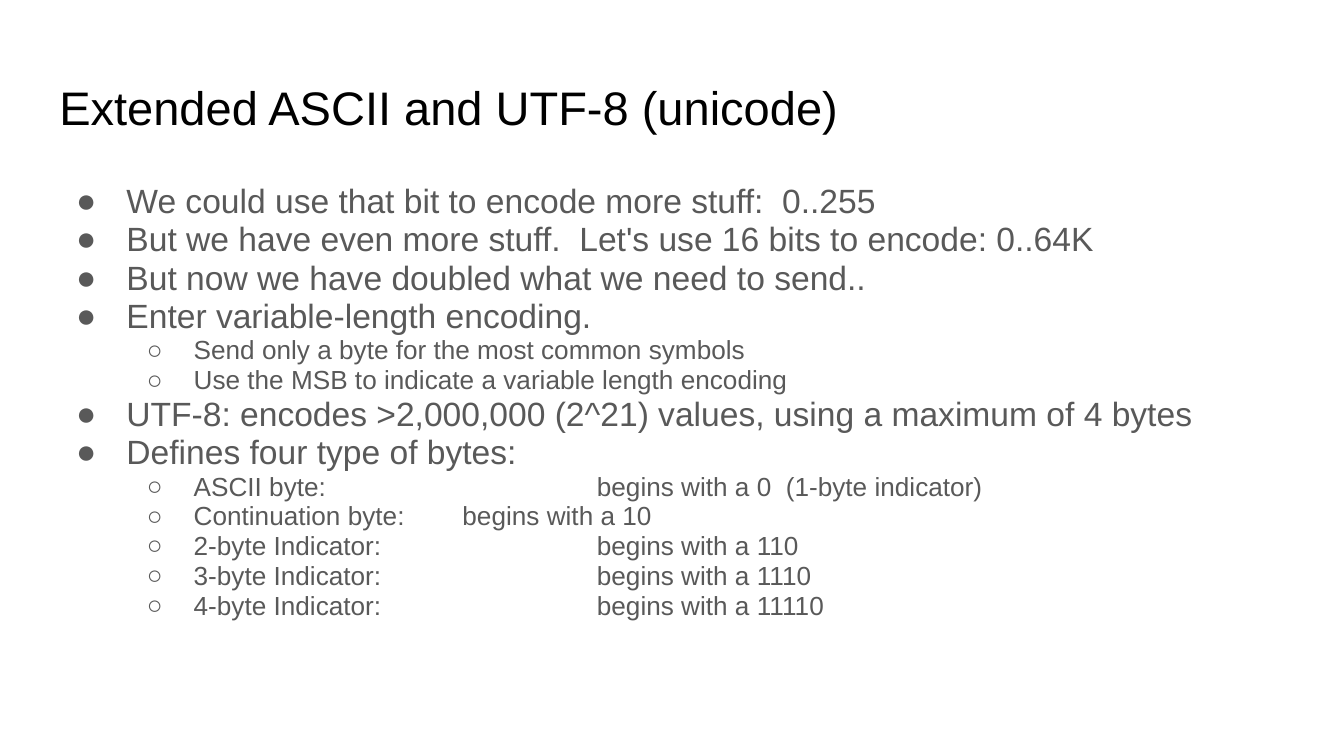
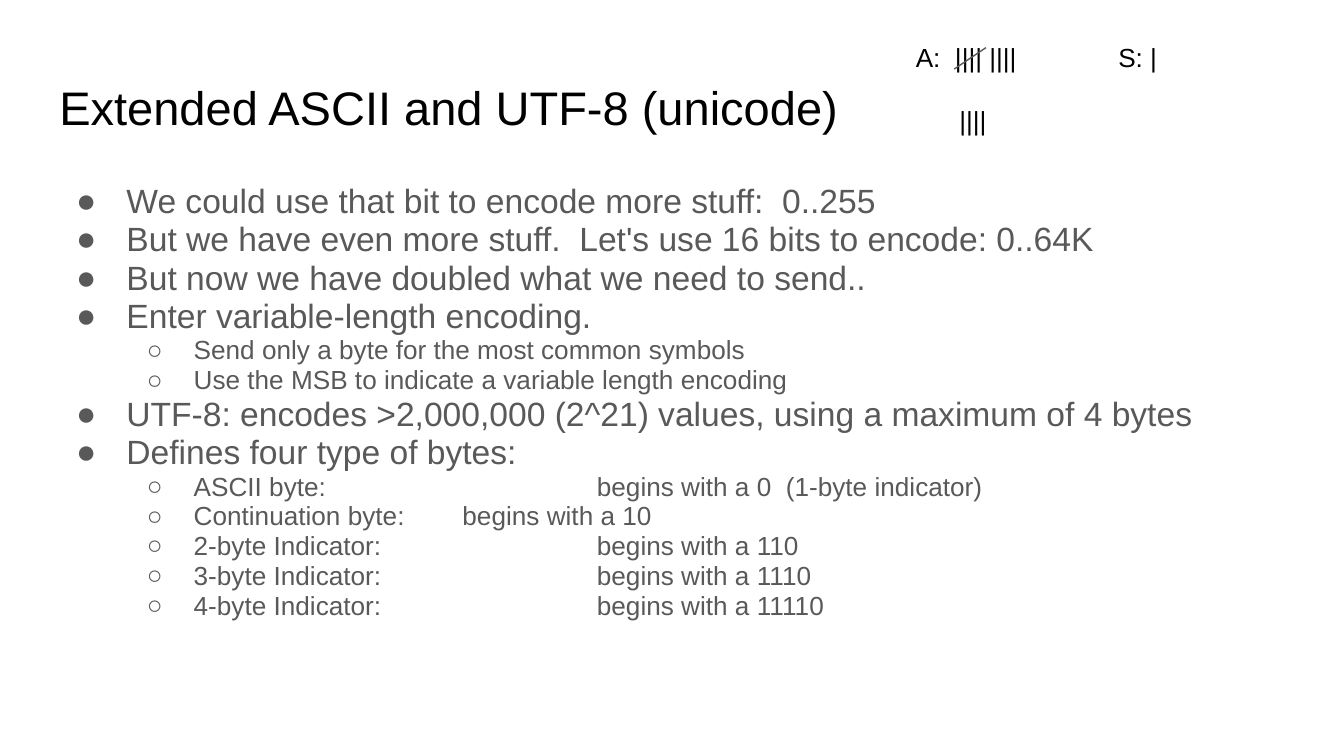
Before and after one commit to COMP122/comp122-s22, a slide deck: slide 17 of format_encodings/documents/Introduction to Encodings.pptx (slide 18 before the commit). Drawn at 1344x756 pixels with LibreOffice and Linux fonts; fonts in the diff are those of the drawing. Boxes give left, top, right and bottom in pixels: in the first picture for what was removed or moved away, otherwise in the second. Text is boxed around its words. In the diff, an @@ line names an element or a change of style, - is before the commit and + after.

```diff
--- a/format_encodings/documents/Introduction to Encodings.pptx
+++ b/format_encodings/documents/Introduction to Encodings.pptx
@@ text added at [916, 49, 941, 67], 14 pt, text #000000 @@
+A: |||| ||||
+||||
@@ line added from (986, 47) to (954, 69), #595959 0.75 pt @@
@@ text added at [1118, 48, 1143, 68], 14 pt, text #000000 @@
+S: |
```
Also in this commit, not shown: 11 other slides changed, 1 slide removed, 4 other files.
